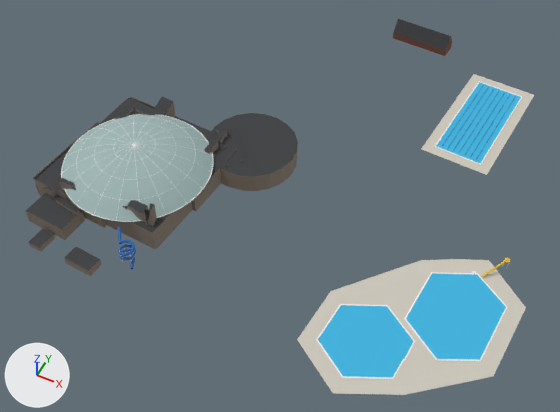
The glTF model public/canal-drive/models/de-mirandabad.glb, before and after one commit.
The view is the same before and after, from a camera (50 mm lens) standing at (137.0, -190.0, 233.0) and looking at (41.0, 2.0, -8.0). The lights are fixed; the arrows at lower left show +X, +Y and +Z. The first picture is the older version. Where no turn or scale is listed for an object, it has been applied to the vertices. Vertices at exactly the same position are counted once.

Objects in the first picture: 'de-mirandabad'.
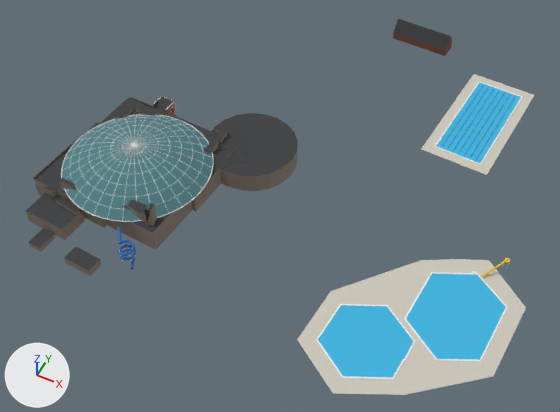
The change in detail:
Material 'canopyGlass' (mat_canopyglass) changes colour from grey #9fb7b6 to cyan #4f7f86; in linear values from (0.347, 0.474, 0.468) to (0.0782, 0.212, 0.238).
Material 'red' (mat_red) is new.
Its base color is (0.479, 0.0319, 0.0273) (red #b8322e).
Its roughness is 0.9.
me_de_mirandabad is used by ob_de_mirandabad; location (49.1, 29.3, 10.7).
me_de_mirandabad had 5186 vertices, 9769 faces and spanned x -96.0..96.0, y -100.0..100.0, z -11.0..11.0.
me_de_mirandabad now has 6374 vertices, 11913 faces and spans x -96.0..96.0, y -100.0..100.0, z -11.0..11.0.
me_de_mirandabad part 1: the loose piece of 192 vertices spanning x -86.0..-39.0, y -71.0..-23.0, z 4.0 is scaled about its middle by (1.13, 1.13, 0.994), then moved by (0.0, 0.0, -2.0).
me_de_mirandabad part 2: the loose piece of 8 vertices spanning x -79.0..-78.0, y -14.0, z -5.0..-2.0 is copied, and the copy is turned -89.9 degrees about the z axis through its middle and scaled by 4.68, then moved by (9.0, 2.0, -2.0); it spans x -70.0..-69.0, y -15.0..-9.0, z -11.0..1.0.
me_de_mirandabad part 3: 169 vertices moved from x -87.0..-38.0, y -72.0..-23.0, z 0.0..10.0 to x -88.0..-37.0, y -72.0..-22.0, z 0.0..10.0; 1148 vertices removed from x -92.0..-32.0, y -77.0..-17.0, z 0.0..10.0; 2104 vertices added at x -92.0..-33.0, y -77.0..-8.0, z -11.0..10.0.
me_de_mirandabad part 4: 4 faces spanning x -50.0..-48.0, y -54.0..-45.0, z 8.0 switch from mat_canopyglass (grey #9fb7b6) to mat_frame (white #eef0ec).
Other edits to the shape of me_de_mirandabad do not show in these pictures.
me_de_mirandabad gains material mat_red (red #b8322e).

Boxes (x1, y1, x2, y2) around the edits, measured in the pictures (560 x 412 px; the box of a moved part takes in the faces that stretch with it):
'de-mirandabad', recoloured, reshaped (grey to cyan): (26, 19, 534, 395) in both
part 1 of me_de_mirandabad, moved or reshaped: before (76, 117, 196, 200); after (70, 115, 204, 209)
part 2 of me_de_mirandabad, added: after (165, 104, 175, 117)
part 3 of me_de_mirandabad, moved or reshaped: before (61, 114, 214, 222); after (61, 98, 214, 222)
part 4 of me_de_mirandabad, recoloured: before (148, 156, 165, 167)
